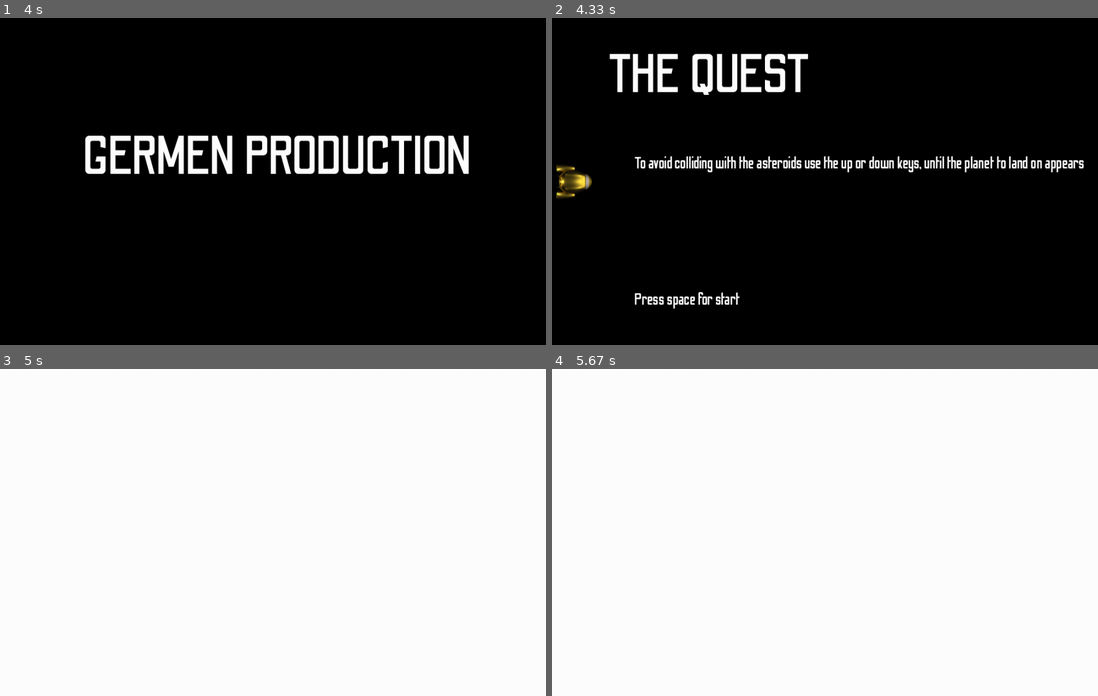
Above: before the commit, frames 1-4 (two rows, left to right).
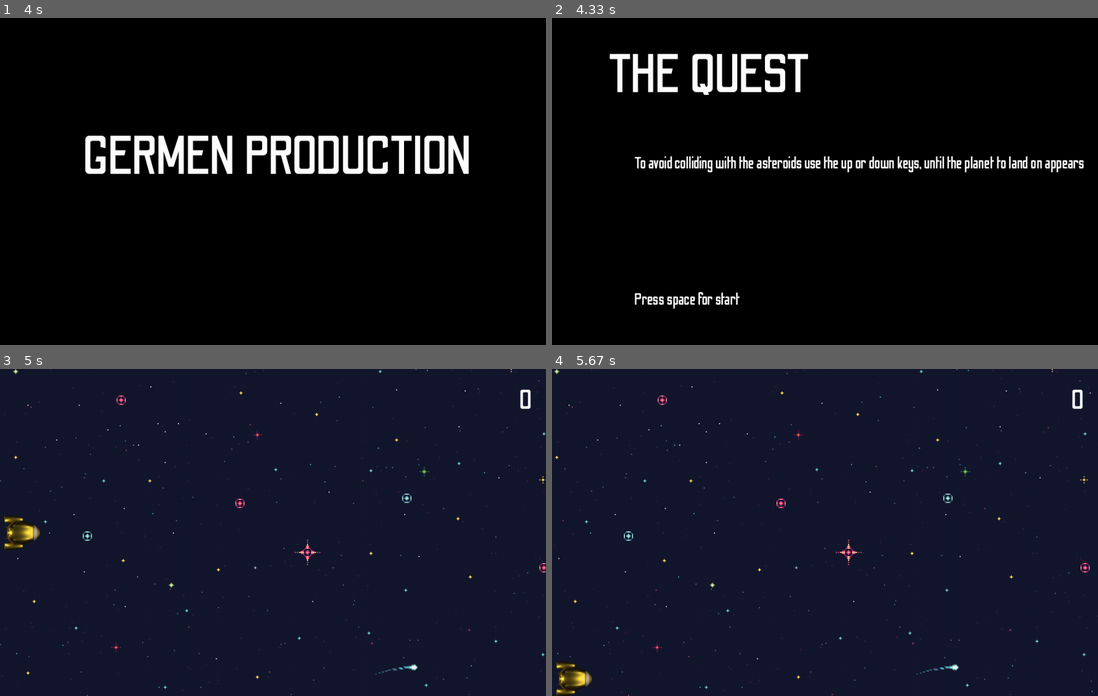
Above: after the commit, the same moments.

Repository: davidordo85/THE_QUEST-Game-with-pygame
Game: pygame game, started from main.py
Same seed, same stepped clock (60 frames per second), same inputs: the game is played once before the commit and once after it.
Inputs:
- Up to frame 1 (4 s): no input
- Up to frame 2 (4.33 s): no input
- Up to frame 3 (5 s): tap Space at 4.83 s
- Up to frame 4 (5.67 s): hold Down 5.17-5.63 s

Frame 1 is identical in both runs. In frame 2, 0.4% of the frame differs, in the area x 0-8%, y 45-56%; in frame 3, 100%, in the area x 0-100%, y 0-100%; in frame 4, 100%.

Commit message:
screen movement in first level, added punctuation ship and asteroid

Diff:
--- a/main.py
+++ b/main.py
@@ -7,29 +7,36 @@
 BLACK = (0, 0, 0)
 WHITE = (255, 255, 255)
 
-""" self.handleEvent()
-            self.ship.update(800, 600)
-            self.asteroid.update(800, 600)
-            self.display.fill("black")
-            self.display.blit(self.ship.image, self.ship.rect)
-            self.display.blit(self.asteroid.image, self.asteroid.rect) """
-
 class Main():
     clock = pg.time.Clock()
     def __init__(self, w, h):
+        #create the screen with its size
         self.screen = pg.display.set_mode((h, w))
+        #name the window
+        pg.display.set_caption("THE QUEST")
+
+        # added fonts and images
+        self.description = pg.font.Font('./resources/fonts/OdibeeSans-Regular.ttf', 30)
+        self.title = pg.font.Font('./resources/fonts/OdibeeSans-Regular.ttf', 100)
+        self.fontScore = pg.font.Font('./resources/fonts/OdibeeSans-Regular.ttf', 50)
+        self.background = pg.image.load("./resources/images/backgrounds/background_game.png")
+
+        self.score = 0
         self.status = 'Opening'
-        pg.display.set_caption("THE QUEST")
-        self.title = pg.font.Font('./resources/fonts/OdibeeSans-Regular.ttf', 100)
-        self.description = pg.font.Font('./resources/fonts/OdibeeSans-Regular.ttf', 30)
+
+        # create the screen texts and objects
         self.displayProduction = self.title.render("GERMEN PRODUCTION", True, (WHITE))
         self.displayOpening = self.title.render("THE QUEST", True, (WHITE))
         self.displayDescription = self.description.render("To avoid colliding with the asteroids use the up or down keys, until the planet to land on appears", True, (WHITE))
         self.startGame = self.description.render("Press space for start", True, (WHITE))
+        self.displayScore = self.fontScore.render(str(self.score), True, WHITE)
         self.ship = ship.Ship(800, 600)
         self.asteroid = asteroids.Asteroid(800, 600)
 
-    def handleEvent(self): # create the keyboard events
+
+
+    # create the keyboard events
+    def handleEvent(self):
         self.start = False
         for event in pg.event.get():
             if event.type == pg.QUIT:
@@ -44,11 +51,24 @@
                     self.start = True
             elif event.type == pg.KEYUP:
                 self.ship.vy = 0
-
             else:
                 pass
+        key_pressed = pg.key.get_pressed()
+        if key_pressed[pg.K_UP]:
+            self.ship.vy -= 1
+
+        elif key_pressed[pg.K_DOWN]:
+            self.ship.vy += 1
+        else:
+            self.ship.vy = 0
 
         return False
+
+    def backgroundMove(self):
+        self.x -= 0.5
+        if self.x <= -2400:
+            self.x = 0
+
 
     def redraw(self):
         pg.display.flip()
@@ -59,8 +79,6 @@
             self.handleEvent()
             self.screen.fill("black")
             self.screen.blit(self.displayProduction, (150, 200))
-
-            self.ship.update(800, 600)
             self.redraw()
             time.sleep(4)
             displayOpening = True
@@ -72,11 +90,9 @@
         while not front:
             self.handleEvent()
             self.screen.fill("black")
-            self.ship.update(800, 600)
             self.screen.blit(self.displayOpening, (100, 50))
             self.screen.blit(self.displayDescription, (150, 250))
             self.screen.blit(self.startGame, (150, 500))
-            self.screen.blit(self.ship.image, self.ship.rect)
             self.redraw()
             if self.start == True:
                 front = True
@@ -84,9 +100,21 @@
         self.status = 'First_level'
 
     def firstLevel(self):
-        self.handleEvent()
-        self.screen.fill("white")
-        self.redraw()
+        first = False
+        self.x = 0
+
+
+        while not first:
+            self.handleEvent()
+            self.backgroundMove()
+            self.ship.update(800, 600)
+            self.asteroid.update(800, 600)
+            self.screen.blit(self.background, (self.x, 0))
+            self.screen.blit(self.background, (self.x+2400, 0))
+            self.screen.blit(self.displayScore, (950, 30))
+            self.screen.blit(self.ship.image, self.ship.rect)
+            self.screen.blit(self.asteroid.image, self.asteroid.rect)
+            self.redraw()
 
 
 
Binary file added: resources/images/backgrounds/background_game.png
